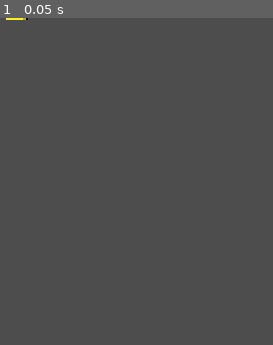
Above: before the commit, frame 1.
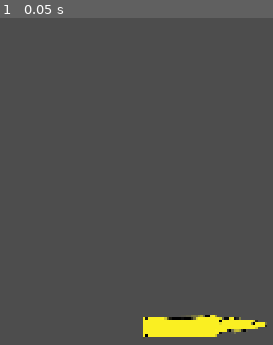
Above: after the commit, the same moment.

Repository: imdevanshrajesh/ragebait-wizardry
Game: Godot game, scene res://bullet.tscn
The game is run twice, just before and just after one commit, with the same random seed, the same clock (stepped at 60 frames per second) and the same inputs. This scene is started directly instead of the project's main scene.
Inputs:
- Up to frame 1 (0.05 s): no input

The runs differ from the first frame. In frame 1, 2.4% of the frame differs, in the area x 2-98%, y 0-99%.

Commit message:
fixxx

Diff:
--- a/bounce-back/bullet.tscn
+++ b/bounce-back/bullet.tscn
@@ -2,19 +2,17 @@
 
 [ext_resource type="Texture2D" uid="uid://kubwfqk83juc" path="res://Assets/bullet.png" id="1_v7oki"]
 
-[sub_resource type="RectangleShape2D" id="RectangleShape2D_p1rdq"]
-size = Vector2(177.41931, 1000.00073)
+[sub_resource type="RectangleShape2D" id="RectangleShape2D_d80li"]
+size = Vector2(305, 42)
 
-[node name="Bullet" type="CharacterBody2D" unique_id=1868273654]
+[node name="CharacterBody2D" type="CharacterBody2D" unique_id=2023474162]
 
-[node name="Sprite2D" type="Sprite2D" parent="." unique_id=1915252840]
-position = Vector2(197, 3.637979e-12)
-rotation = 1.5707964
-scale = Vector2(0.062, 0.062)
+[node name="Sprite2D" type="Sprite2D" parent="." unique_id=1656048867]
+position = Vector2(644, 738)
+rotation = 1.5548692
+scale = Vector2(0.30491105, 0.30491105)
 texture = ExtResource("1_v7oki")
 
-[node name="CollisionShape2D" type="CollisionShape2D" parent="." unique_id=1361227941]
-position = Vector2(196.99998, 0.49999976)
-rotation = 1.5707964
-scale = Vector2(0.062, 0.062)
-shape = SubResource("RectangleShape2D_p1rdq")
+[node name="CollisionShape2D" type="CollisionShape2D" parent="." unique_id=740636444]
+position = Vector2(647, 737)
+shape = SubResource("RectangleShape2D_d80li")
